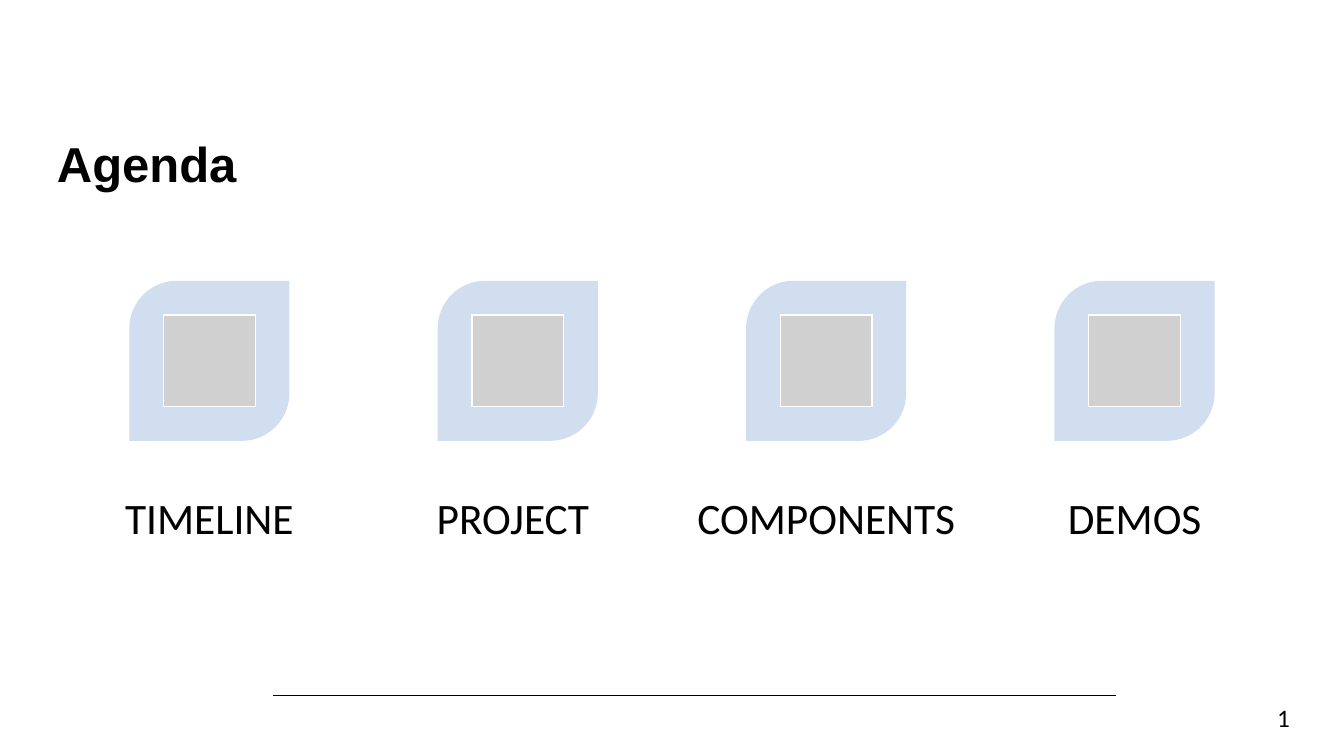
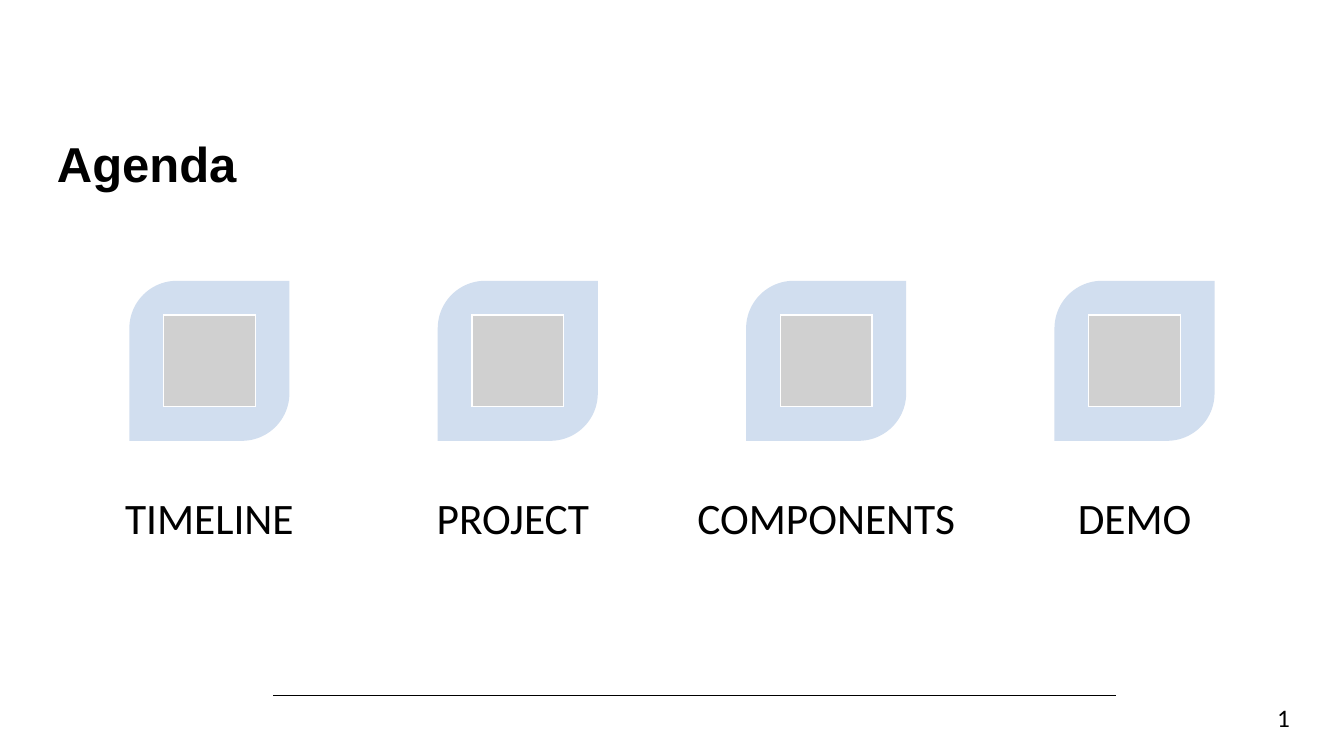
Before and after one commit to JonasVanhulst/DepthMonitor, a slide deck: slide 2 of Presentation/Elektronische_Systemen_Sensors.pptx. Drawn at 1344x756 pixels with LibreOffice and Linux fonts; fonts in the diff are those of the drawing; grey boxes stand for pictures; background and template pictures are left out. Boxes give left, top, right and bottom in pixels: in the first picture for what was removed or moved away, otherwise in the second. Text is boxed around its words. In the diff, an @@ line names an element or a change of style, - is before the commit and + after.

```diff
--- a/Presentation/Elektronische_Systemen_Sensors.pptx
+++ b/Presentation/Elektronische_Systemen_Sensors.pptx
@@ text at (x1=1078, y1=506, x2=1192, y2=535): text changed @@
-DEMOS
+DEMO
```
Also in this commit, not shown: 7 other slides changed.
